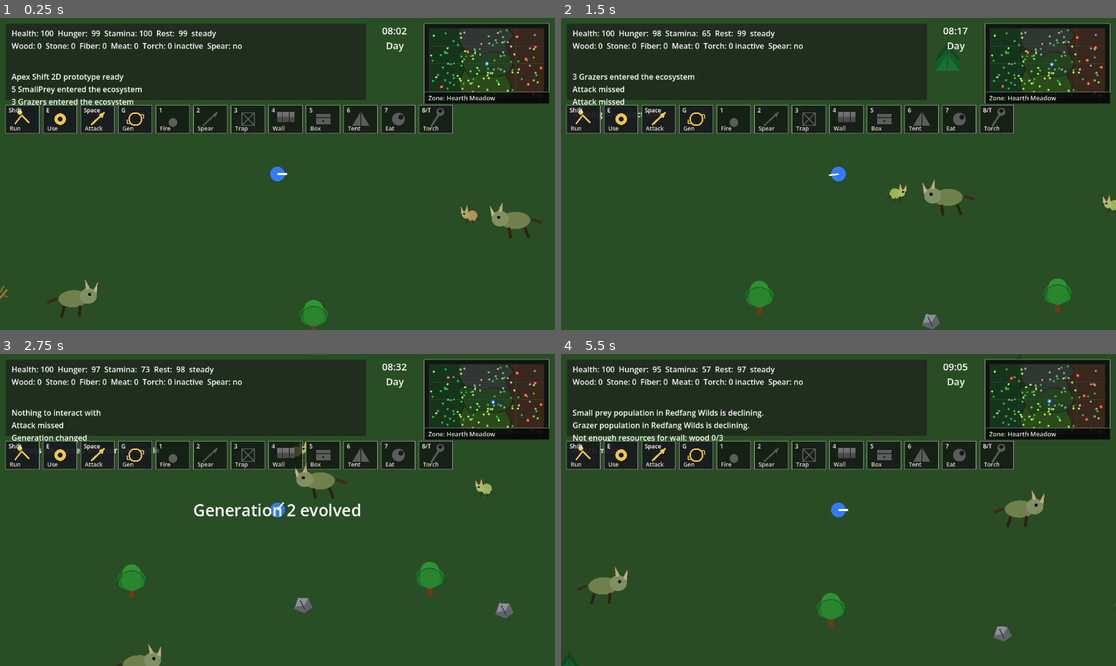
Above: before the commit, frames 1-4 (two rows, left to right).
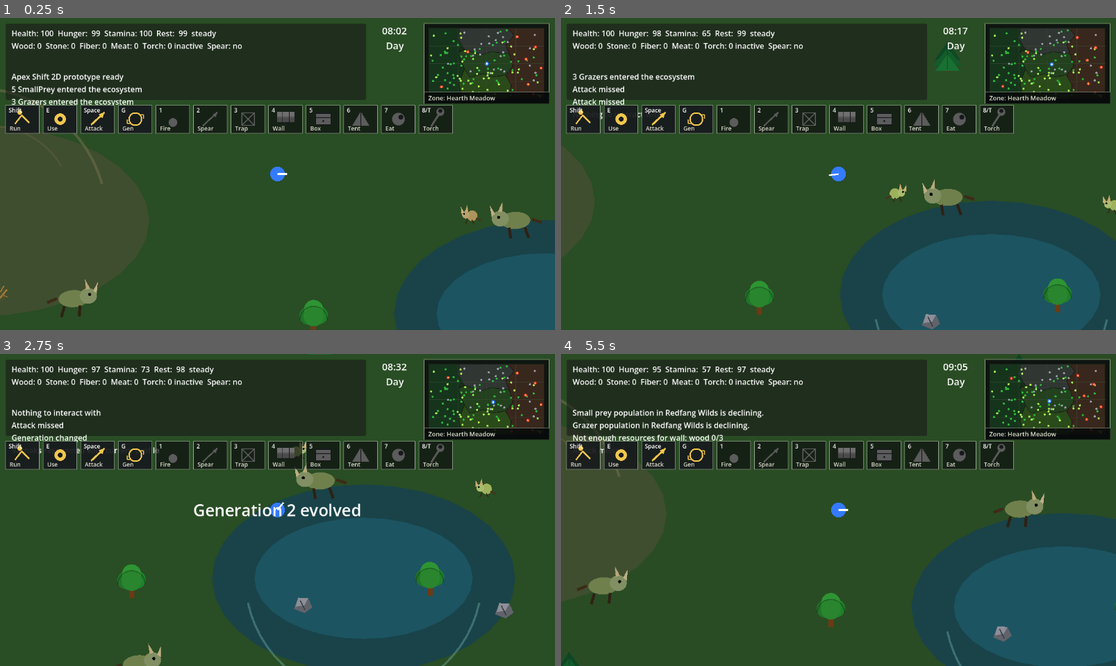
Above: after the commit, the same moments.

Repository: krisstoof/apex-shift-2d
Game: Godot game, scene res://scenes/main.tscn
The game is run twice, just before and just after one commit, with the same random seed, the same clock (stepped at 60 frames per second) and the same inputs.
Inputs (mouse positions are in pixels of both pictures, inside the frame that each line leads up to):
- Up to frame 1 (0.25 s): no input
- Up to frame 2 (1.5 s): tap Enter at 0.5 s; move the mouse to (960, 158) at 0.52 s; hold D (move_right) 0.53-1.28 s; hold Shift 0.53-1.28 s; click (960, 158) at 0.67 s; tap Space at 0.77 s; move the mouse to (727, 189) at 1.27 s; hold S (move_down) from 1.28 s (still down); tap E at 1.35 s
- Up to frame 3 (2.75 s): tap Space at 1.52 s; move the mouse to (333, 441) at 2.02 s; release S (move_down) at 2.03 s; hold D (move_right) from 2.03 s (still down); tap G at 2.1 s
- Up to frame 4 (5.5 s): move the mouse to (810, 572) at 2.77 s; release D (move_right) at 2.78 s; hold W (move_up) 2.78-3.53 s; tap 1 at 2.85 s; click (810, 572) at 2.92 s; tap Space at 3.02, 3.77, 4.52 s; move the mouse to (1005, 556) at 3.52 s; hold A (move_left) 3.53-5.03 s; tap 2 at 3.6 s; move the mouse to (672, 463) at 4.27 s; tap 3 at 4.35 s; move the mouse to (866, 510) at 5.02 s; hold S (move_down) from 5.03 s (still down); tap 4 at 5.1 s; click (866, 510) at 5.17 s

The runs differ from the first frame. In frame 1, 8.4% of the frame differs, in the area x 0-100%, y 22-100%; in frame 2, 17%; in frame 3, 25%, in the area x 38-93%, y 41-100%; in frame 4, 16%.

Commit message:
feature/#72 Add landmark generation to WorldConfig

Diff:
--- a/scripts/ui/debug_panel.gd
+++ b/scripts/ui/debug_panel.gd
@@ -312,6 +312,7 @@
 		get_tree().get_nodes_in_group("grass").size(),
 		get_tree().get_nodes_in_group("rocks").size()
 	])
+	lines.append("Landmarks: %s" % _get_landmark_summary_text())
 	lines.append("Growth: %s" % _get_resource_growth_text())
 	return "\n".join(lines)
 
@@ -508,6 +509,20 @@
 		int(summary.get("young", 0)),
 		int(summary.get("mature", 0))
 	]
+
+
+func _get_landmark_summary_text() -> String:
+	var world := _get_world_node()
+	if not world or not world.has_method("get_landmarks"):
+		return "unavailable"
+	var counts := {}
+	for landmark in world.get_landmarks():
+		var landmark_type := str(Dictionary(landmark).get("type", "unknown"))
+		counts[landmark_type] = int(counts.get(landmark_type, 0)) + 1
+	var parts: Array[String] = []
+	for landmark_type in counts.keys():
+		parts.append("%s:%d" % [landmark_type, int(counts[landmark_type])])
+	return "none" if parts.is_empty() else ", ".join(parts)
 
 
 func _get_adaptation_pressure(profile: Dictionary) -> float:
--- a/scripts/world/world.gd
+++ b/scripts/world/world.gd
@@ -33,6 +33,7 @@
 var small_prey_rng := RandomNumberGenerator.new()
 var grazer_rng := RandomNumberGenerator.new()
 var small_prey_spawn_timer := 0.0
+var landmarks: Array[Dictionary] = []
 
 func _ready() -> void:
 	await get_tree().process_frame
@@ -45,6 +46,7 @@
 	ecosystem_director = get_parent().get_node("EcosystemDirector")
 	evolution_director.profile_changed.connect(_on_profile_changed)
 	get_node("/root/EventBus").game_event.connect(_on_game_event)
+	_create_landmarks()
 	_spawn_resources()
 	_sync_visible_small_prey()
 	_spawn_initial_grazers()
@@ -66,6 +68,10 @@
 
 func get_biome_zones() -> Array[Dictionary]:
 	return WORLD_CONFIG.get_biome_zones()
+
+
+func get_landmarks() -> Array[Dictionary]:
+	return landmarks.duplicate(true)
 
 
 func get_creatures_out_of_bounds_count() -> int:
@@ -88,6 +94,10 @@
 		])
 	else:
 		get_node("/root/EventBus").post_message("No out-of-bounds creatures")
+
+
+func _create_landmarks() -> void:
+	landmarks = WORLD_CONFIG.get_landmarks()
 
 
 func _spawn_resources() -> void:
@@ -866,6 +876,7 @@
 		var biome_points := PackedVector2Array(_get_biome_points(biome))
 		draw_colored_polygon(biome_points, _get_biome_visual_color(biome))
 		_draw_biome_outline(biome_points)
+	_draw_landmarks()
 	draw_rect(WORLD_CONFIG.WORLD_RECT, Color(0.07, 0.09, 0.07), false, 5.0)
 	if day_night_system and day_night_system.night_amount > 0.0:
 		draw_rect(WORLD_CONFIG.WORLD_RECT, Color(0.02, 0.03, 0.09, day_night_system.night_amount * 0.62), true)
@@ -881,3 +892,40 @@
 	var biomass_percent: float = clamp(float(biome_state.get("plant_biomass_percent", 100.0)), 0.0, 100.0)
 	var stress := 1.0 - biomass_percent / 100.0
 	return base_color.lerp(BIOME_DEPLETED_TINT, stress * 0.75).darkened(stress * 0.18)
+
+
+func _draw_landmarks() -> void:
+	for landmark in landmarks:
+		match str(landmark.get("type", "")):
+			"hill":
+				_draw_hill_landmark(landmark)
+			"pond":
+				_draw_pond_landmark(landmark)
+
+
+func _draw_hill_landmark(landmark: Dictionary) -> void:
+	var center := Vector2(landmark.get("position", Vector2.ZERO))
+	var radius := float(landmark.get("radius", 120.0))
+	var base_color := Color(0.28, 0.31, 0.20, 0.72)
+	var ridge_color := Color(0.43, 0.43, 0.29, 0.58)
+	_draw_filled_ellipse(Rect2(center - Vector2(radius, radius * 0.55), Vector2(radius * 2.0, radius * 1.1)), base_color)
+	draw_arc(center, radius * 0.76, deg_to_rad(196.0), deg_to_rad(344.0), 28, ridge_color, 5.0)
+	draw_arc(center + Vector2(radius * 0.10, -radius * 0.08), radius * 0.46, deg_to_rad(200.0), deg_to_rad(330.0), 24, ridge_color.darkened(0.15), 3.0)
+
+
+func _draw_pond_landmark(landmark: Dictionary) -> void:
+	var center := Vector2(landmark.get("position", Vector2.ZERO))
+	var radius := float(landmark.get("radius", 100.0))
+	_draw_filled_ellipse(Rect2(center - Vector2(radius, radius * 0.62), Vector2(radius * 2.0, radius * 1.24)), Color(0.08, 0.25, 0.33, 0.76))
+	_draw_filled_ellipse(Rect2(center - Vector2(radius * 0.72, radius * 0.40), Vector2(radius * 1.44, radius * 0.80)), Color(0.12, 0.39, 0.47, 0.52))
+	draw_arc(center, radius * 0.78, deg_to_rad(12.0), deg_to_rad(168.0), 28, Color(0.52, 0.78, 0.75, 0.34), 4.0)
+
+
+func _draw_filled_ellipse(rect: Rect2, ellipse_color: Color) -> void:
+	var points := PackedVector2Array()
+	var center := rect.get_center()
+	var radii := rect.size * 0.5
+	for i in range(32):
+		var angle := TAU * float(i) / 32.0
+		points.append(center + Vector2(cos(angle) * radii.x, sin(angle) * radii.y))
+	draw_colored_polygon(points, ellipse_color)
--- a/scripts/world/world_config.gd
+++ b/scripts/world/world_config.gd
@@ -37,6 +37,97 @@
 	Vector2(1360, 110)
 ]
 
+const LANDMARKS := [
+	{
+		"id": "westwood_old_hill",
+		"type": "hill",
+		"position": Vector2(-1120, -430),
+		"radius": 170.0,
+		"biome_id": "westwood",
+		"gameplay_tags": ["high_ground", "navigation"]
+	},
+	{
+		"id": "westwood_shade_pond",
+		"type": "pond",
+		"position": Vector2(-980, 360),
+		"radius": 145.0,
+		"biome_id": "westwood",
+		"gameplay_tags": ["water_source", "vegetation_bonus"]
+	},
+	{
+		"id": "stoneback_spine",
+		"type": "hill",
+		"position": Vector2(-180, -640),
+		"radius": 210.0,
+		"biome_id": "stoneback_ridge",
+		"gameplay_tags": ["high_ground", "rocky"]
+	},
+	{
+		"id": "stoneback_basin",
+		"type": "pond",
+		"position": Vector2(300, -540),
+		"radius": 115.0,
+		"biome_id": "stoneback_ridge",
+		"gameplay_tags": ["water_source", "rare"]
+	},
+	{
+		"id": "hearth_watch_hill",
+		"type": "hill",
+		"position": Vector2(-260, 40),
+		"radius": 150.0,
+		"biome_id": "hearth_meadow",
+		"gameplay_tags": ["high_ground", "safe_landmark"]
+	},
+	{
+		"id": "hearth_mirror_pond",
+		"type": "pond",
+		"position": Vector2(230, 120),
+		"radius": 130.0,
+		"biome_id": "hearth_meadow",
+		"gameplay_tags": ["water_source", "vegetation_bonus", "safe_landmark"]
+	},
+	{
+		"id": "south_thicket_mound",
+		"type": "hill",
+		"position": Vector2(-180, 600),
+		"radius": 165.0,
+		"biome_id": "south_thicket",
+		"gameplay_tags": ["high_ground", "dense_cover"]
+	},
+	{
+		"id": "south_thicket_pool",
+		"type": "pond",
+		"position": Vector2(310, 620),
+		"radius": 150.0,
+		"biome_id": "south_thicket",
+		"gameplay_tags": ["water_source", "vegetation_bonus", "dense_cover"]
+	},
+	{
+		"id": "redfang_lookout",
+		"type": "hill",
+		"position": Vector2(940, -520),
+		"radius": 190.0,
+		"biome_id": "redfang_wilds",
+		"gameplay_tags": ["high_ground", "danger"]
+	},
+	{
+		"id": "redfang_teeth",
+		"type": "hill",
+		"position": Vector2(1050, 460),
+		"radius": 230.0,
+		"biome_id": "redfang_wilds",
+		"gameplay_tags": ["high_ground", "danger", "navigation"]
+	},
+	{
+		"id": "redfang_darkwater",
+		"type": "pond",
+		"position": Vector2(910, 60),
+		"radius": 135.0,
+		"biome_id": "redfang_wilds",
+		"gameplay_tags": ["water_source", "danger"]
+	}
+]
+
 const BIOME_ZONES := [
 	{
 		"name": "Westwood",
@@ -160,3 +251,13 @@
 		biome["points"] = get_biome_points(biome)
 		scaled_biomes.append(biome)
 	return scaled_biomes
+
+
+static func get_landmarks() -> Array[Dictionary]:
+	var scaled_landmarks: Array[Dictionary] = []
+	for landmark_value in LANDMARKS:
+		var landmark := Dictionary(landmark_value).duplicate(true)
+		landmark["position"] = scale_world_point(Vector2(landmark["position"]))
+		landmark["radius"] = float(landmark["radius"]) * WORLD_SCALE
+		scaled_landmarks.append(landmark)
+	return scaled_landmarks
